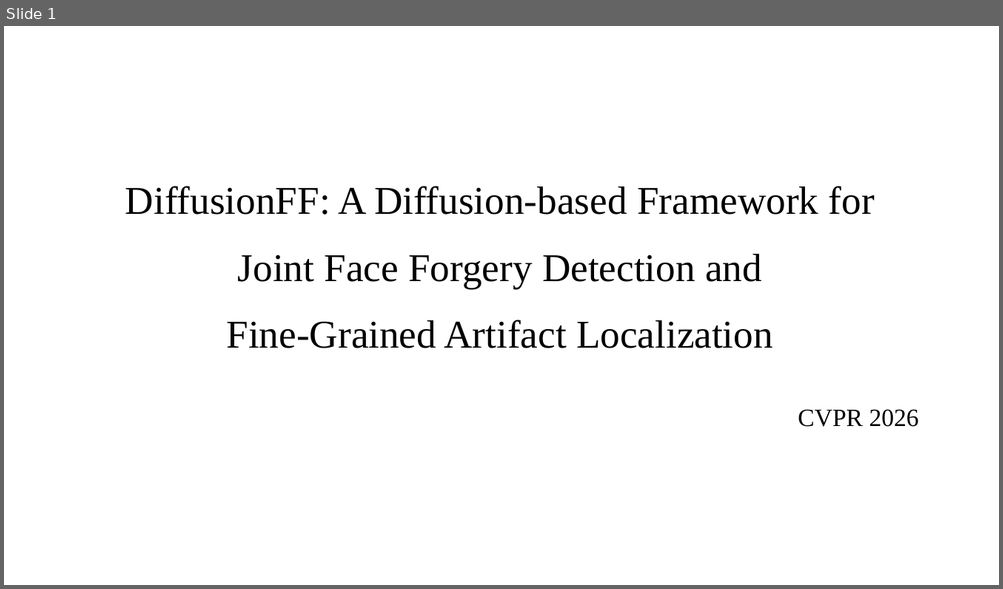
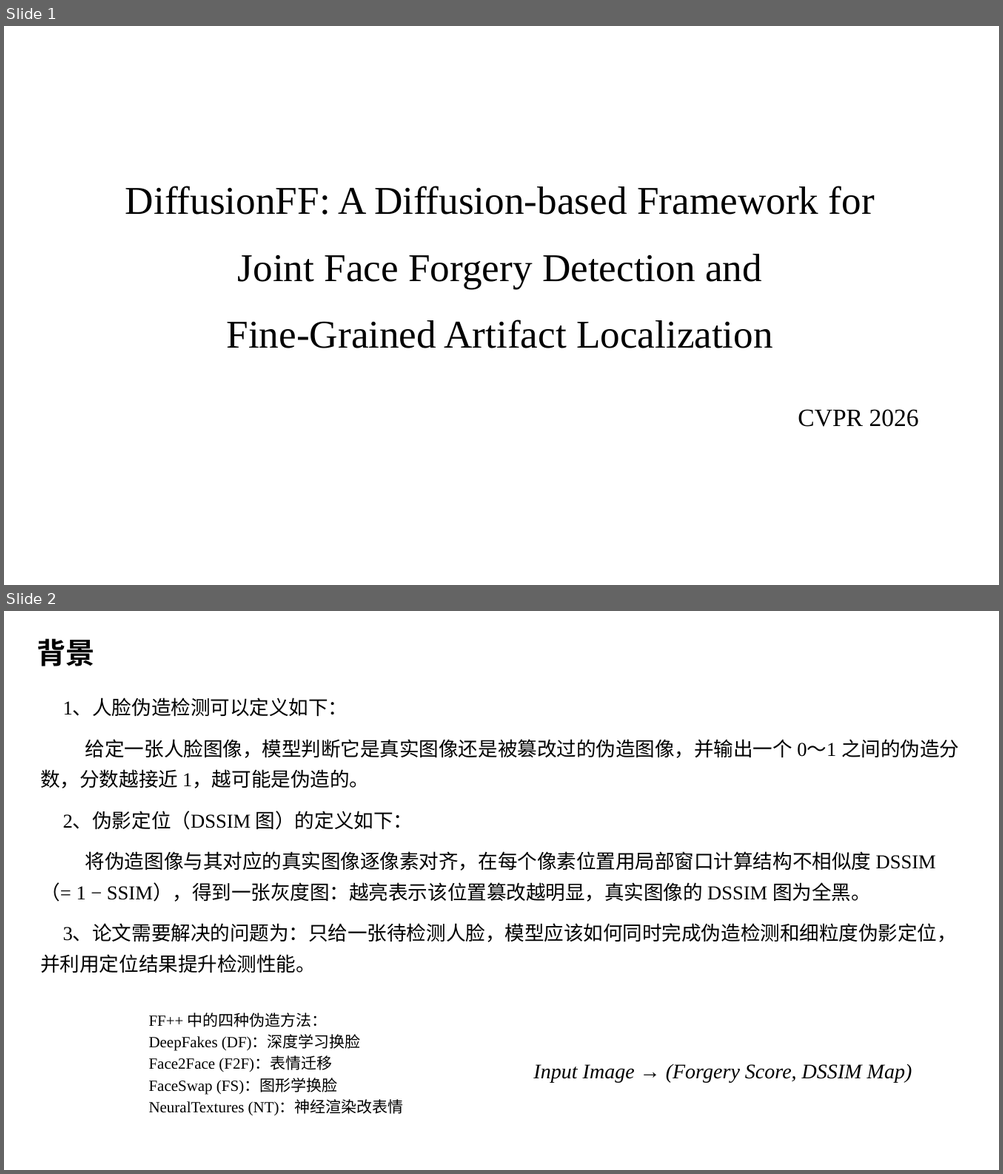
Before and after one commit to hljuzyc/Semantic-Segmentation, a slide deck: DiffusionFF汇报/DiffusionFF汇报.pptx. Shown one above the other, each under a label of ours: slide 1 before the commit, slides 1 and 2 after it. The pictures are 1003x589 and 1003x1174 pixels, drawn with LibreOffice and Linux fonts; fonts in the diff are those of the drawing. Boxes give left, top, right and bottom in pixels: in the first picture for what was removed or moved away, otherwise in the second. Text is boxed around its words. In the diff, an @@ line names an element or a change of style, - is before the commit and + after.

```diff
--- a/DiffusionFF汇报/DiffusionFF汇报.pptx
+++ b/DiffusionFF汇报/DiffusionFF汇报.pptx
@@ slide 2 added at bbox=[4, 611, 999, 1170], background #FFFFFF @@
@@ text added at bbox=[37, 638, 94, 667], 28 pt, text #000000, bold @@
+背景
@@ text added at bbox=[40, 699, 959, 973], 19 pt, text #000000 @@
+1、人脸伪造检测可以定义如下：
+给定一张人脸图像，模型判断它是真实图像还是被篡改过的伪造图像，并输出一个 0～1 之间的伪造分数，分数越接近 1，越可能是伪造的。
+2、伪影定位（DSSIM 图）的定义如下：
+将伪造图像与其对应的真实图像逐像素对齐，在每个像素位置用局部窗口计算结构不相似度 DSSIM（= 1 − SSIM），得到一张灰度图：越亮表示该位置篡改越明显，真实图像的 DSSIM 图为全黑。
+3、论文需要解决的问题为：只给一张待检测人脸，模型应该如何同时完成伪造检测和细粒度伪影定位，并利用定位结果提升检测性能。
@@ text added at bbox=[149, 1013, 404, 1116], 15 pt, text #000000 @@
+FF++ 中的四种伪造方法：
+DeepFakes (DF)：深度学习换脸
+Face2Face (F2F)：表情迁移
+FaceSwap (FS)：图形学换脸
+NeuralTextures (NT)：神经渲染改表情
@@ text added at bbox=[533, 1064, 912, 1083], 20 pt, text #000000, italic @@
+Input Image → (Forgery Score, DSSIM Map)
```
Also in this commit, not shown: 2 slides changed, 9 other slides added, 23 slides removed, 28 other files.
